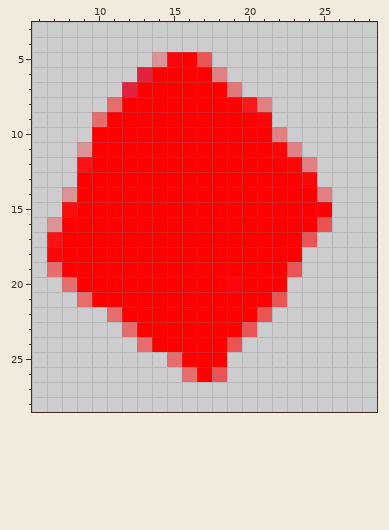
Two states of a pixel-art sprite, Resources/Textures/Tiles/Planet/liquid_plasma.rsi/plasma0.png. Above, as it was before the edit.
The file is 32x32 pixels. Colours within 5 levels of each other are drawn and written as one. Shown: x 6..28, y 3..28.
Once edited:
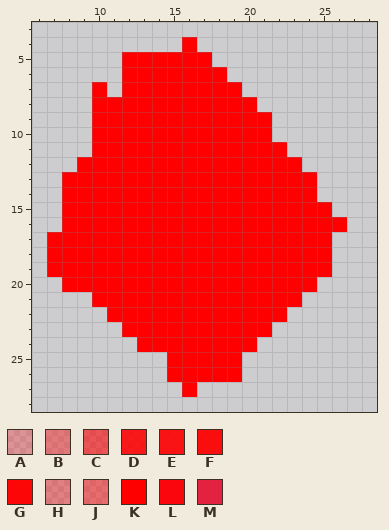
Palette (. is transparent): A #fe000048  B #fe000068  C #fe000097  D #fe0000df  E #fe0000e7  F #fe0000ee  G #fe0000f7  H #ff000060  J #ff000078  K #ff0000  L #fa060c  M #e32242
The edit:
Colour K is added in row 4 at x 16; in row 5 at x 12 to 13; in row 6 at x 12; in rows 7 to 8 at x 10; in row 13 at x 8; in row 16 at x 26.
Colour K is added in row 17 at x 25; in rows 18 to 19 at x 24 to 25; in row 20 at x 23 to 24; in row 21 at x 23; in row 22 at x 22; in row 23 at x 21.
Colour K is added in row 24 at x 20; in row 25 at x 19; in row 26 at x 15 and 19; in row 27 at x 16.
Colour K replaces colour A in row 5 at x 14; in row 14 at x 8.
Colour K replaces colour B in row 7 at x 19.
Colour K replaces colour C in row 5 at x 17; in row 16 at x 25; in row 17 at x 24; in row 19 at x 23; in row 21 at x 22; in row 22 at x 21.
Colour K replaces colour C in row 23 at x 20; in row 24 at x 19; in row 26 at x 18.
Colour K replaces colour D in row 8 at x 20.
Colour K replaces colour E in row 12 at x 9; in row 17 at x 7.
Colour K replaces colour F in row 15 at x 8.
Colour K replaces colour G in row 9 at x 21; in row 11 at x 22; in row 12 at x 23; in row 13 at x 24; in row 18 at x 7.
Colour K replaces colour H in row 6 at x 18.
Colour K replaces colour J in row 8 at x 11; in row 9 at x 10; in row 19 at x 7; in row 20 at x 8; in row 22 at x 11; in row 23 at x 12.
Colour K replaces colour J in row 24 at x 13; in row 25 at x 15; in row 26 at x 16.
Colour K replaces colour L in row 5 at x 15; in row 20 at x 19.
Colour K replaces colour M in row 6 at x 13; in row 7 at x 12.
The author cleared colour A in row 11 at x 9; in row 16 at x 7.
The author cleared colour H in row 8 at x 21; in row 10 at x 22; in row 11 at x 23; in row 12 at x 24; in row 14 at x 25.
The author cleared colour J in row 21 at x 9.
Boxes around the changes in both pictures, in picture pixels (x1, y1, x2, y2):
changed: (47, 37, 347, 397)
